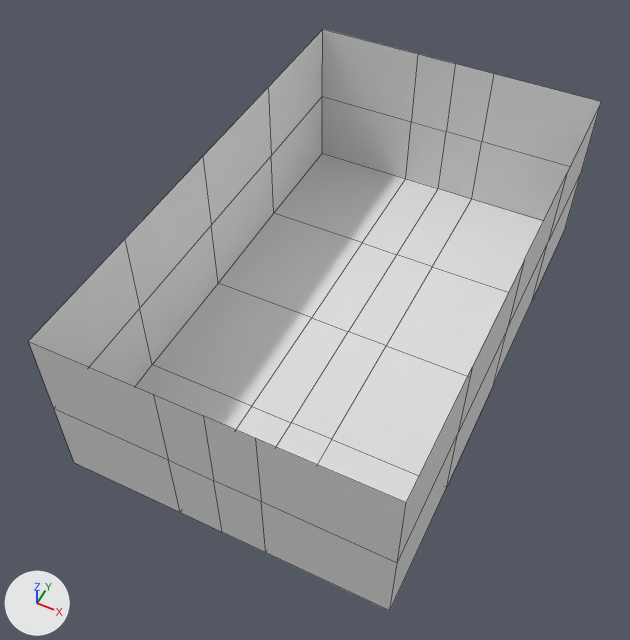
Renders of the Blender file Obj_Chest_Normal_A.blend from each side of a commit.
Rendered twice from a 50 mm lens placed at (1.79, -4.18, 5.19), pointed at (-0.12, -0.35, 0.41). Lighting does not change. The marker at lower left points along +X, +Y and +Z. The first picture is the older version. Mesh edges are drawn as thin lines. The same objects are shown in both versions, whatever each file hides.

In view in the first picture: 'Chest'.
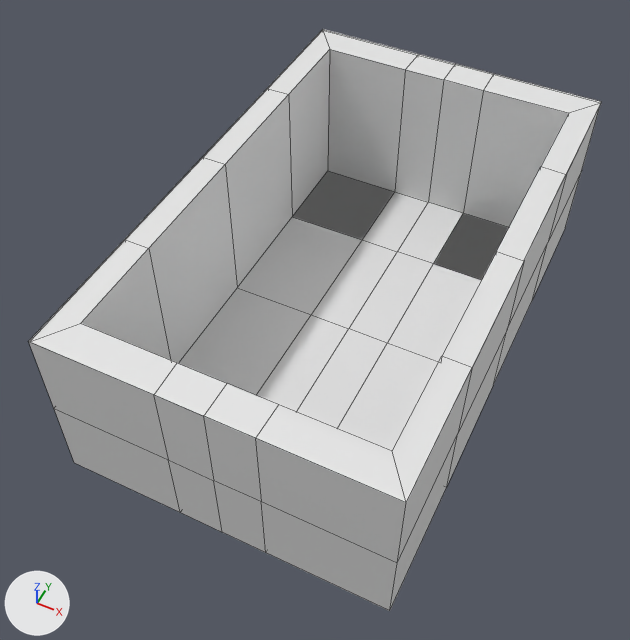
Commit message: chest bottom

What differs and where, as boxes [x1, y1, x2, y2] in the pictures (630 x 640 px):
part 1 of me_cube_001, added: after [29, 29, 601, 502]

The change in detail:
me_cube_001 is used by ob_chest; location (0.0, 0.0, 0.984); scale (1.0, -1.95, 1.0).
Verts and faces of me_cube_001; kept vertices keep their numbers, new ones are numbered from 19.
Before the commit, vertices of me_cube_001: 10 (-1.196, -1.0, 0.306) at pixel (322, 29), 11 (-0.325, -1.0, 0.306) at pixel (417, 53), 13 (-1.196, 0.0, 0.306) at pixel (202, 156), 15 (-1.196, -0.5, 0.306) at pixel (268, 87), 17 (0.0, -1.0, 0.306) at pixel (455, 63).
me_cube_001 had 19 vertices, 12 faces and spanned x -1.196..0.0, y -1.0..0.0, z -1.0..0.306.
me_cube_001 now has 38 vertices, 28 faces and spans x -1.196..0.0, y -1.0..0.0, z -1.0..0.306.
Part 1, on me_cube_001:
New vertex 19 is at (-1.01, -0.87, -0.968), pixel (327, 170).
New vertex 20 is at (-0.33, -0.87, -0.968), pixel (394, 191).
New vertex 21 is at (-1.01, 0.0, -0.968), pixel (237, 287).
New vertex 22 is at (-1.01, -0.498, -0.968), pixel (292, 216).
New vertex 23 is at (0.0, -0.87, -0.968), pixel (428, 202).
New vertices 24 to 28 stand at vertices 19 to 23, in that order, plus (0.0, 0.0, 1.268).
New vertex 29 is at (-1.194, -0.997, 0.297), pixel (322, 30).
New vertex 30 is at (-0.324, -0.997, 0.297), pixel (417, 55).
New vertex 31 is at (-1.194, 0.0, 0.297), pixel (203, 157).
New vertex 32 is at (-1.194, -0.497, 0.297), pixel (267, 88).
New vertex 33 is at (0.0, -0.997, 0.297), pixel (454, 64).
New vertex 34 is at (-0.33, -0.501, -0.968), pixel (362, 239).
New vertex 35 is at (0.0, -0.501, -0.968), pixel (397, 251).
New vertex 36 is at (-0.33, 0.0, -0.968), pixel (311, 314).
New vertex 37 is at (0.0, 0.0, -0.968), pixel (348, 328).
New faces: (10, 11, 30, 29), (13, 15, 32, 31), (10, 29, 32, 15), (11, 17, 33, 30), (24, 29, 30, 25), (24, 27, 32, 29).
New faces: (26, 31, 32, 27), (25, 30, 33, 28), (19, 24, 25, 20), (19, 22, 27, 24), (21, 26, 27, 22), (20, 25, 28, 23).
New faces: (20, 23, 35, 34), (34, 35, 37, 36), (19, 20, 34, 22), (19, 22, 21, 36, 34, 20).
